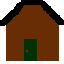
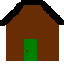
Layered file, before and after one edit (64x64). Changes by layer:
painted on "Background" over [24, 39, 37, 61]
